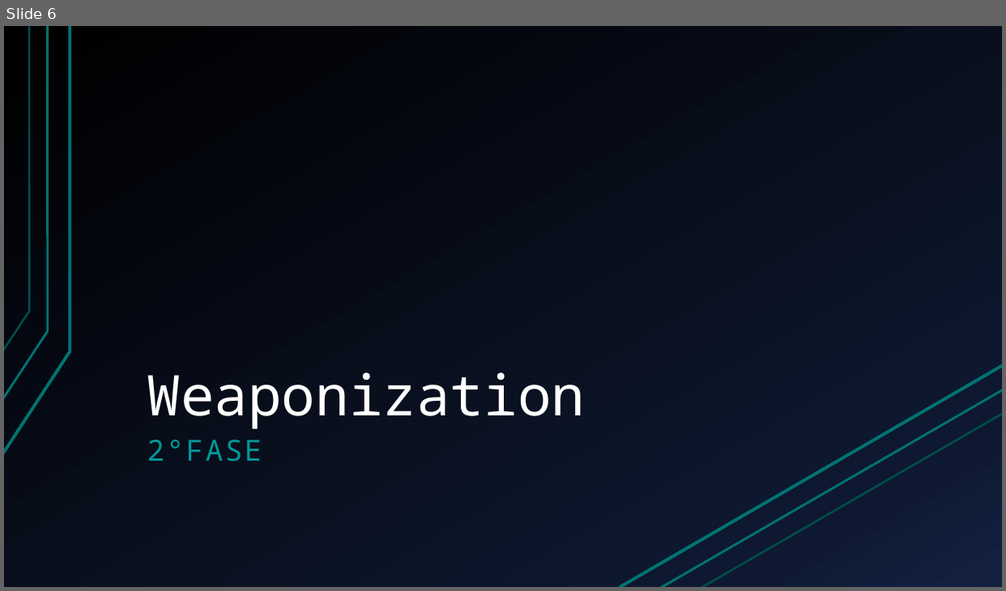
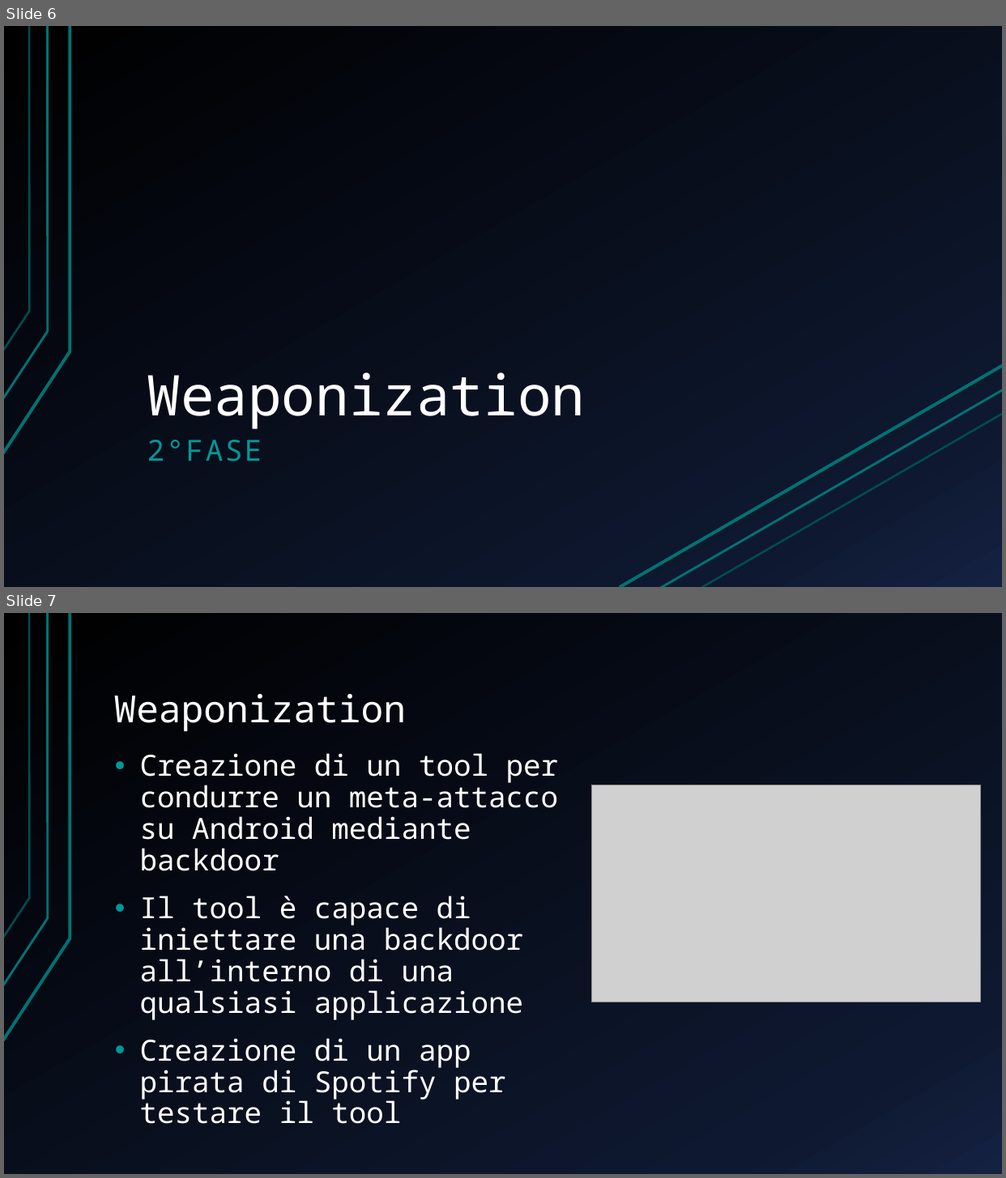
Before and after one commit to espositoandrea/APKBackdoor, a slide deck: Presentazione.pptx. Shown one above the other, each under a label of ours: slide 6 before the commit, slides 6 and 7 after it. The pictures are 1006x591 and 1006x1178 pixels, drawn with LibreOffice and Linux fonts; fonts in the diff are those of the drawing; grey boxes stand for pictures. Boxes give left, top, right and bottom in pixels: in the first picture for what was removed or moved away, otherwise in the second. Text is boxed around its words. In the diff, an @@ line names an element or a change of style, - is before the commit and + after.

```diff
--- a/Presentazione.pptx
+++ b/Presentazione.pptx
@@ slide 7 added at <box>4,613,1002,1174</box>, background gradient #000000 to #0F1931 to #142242; not listed: 3 template elements that a slide beside it also shows @@
@@ title added at <box>114,694,406,731</box>, 36 pt, text #FFFFFF @@
+Weaponization
@@ text added at <box>140,753,559,1124</box>, 28 pt, text #FFFFFF @@
+• Creazione di un tool per condurre un meta-attacco su Android mediante backdoor
+• Il tool è capace di iniettare una backdoor all’interno di una qualsiasi applicazione
+• Creazione di un app pirata di Spotify per testare il tool
@@ picture added at <box>592,786,981,1003</box> @@
```
Also in this commit, not shown: 4 slides changed, 11 other slides added, 5 slides removed, 1 other file.
